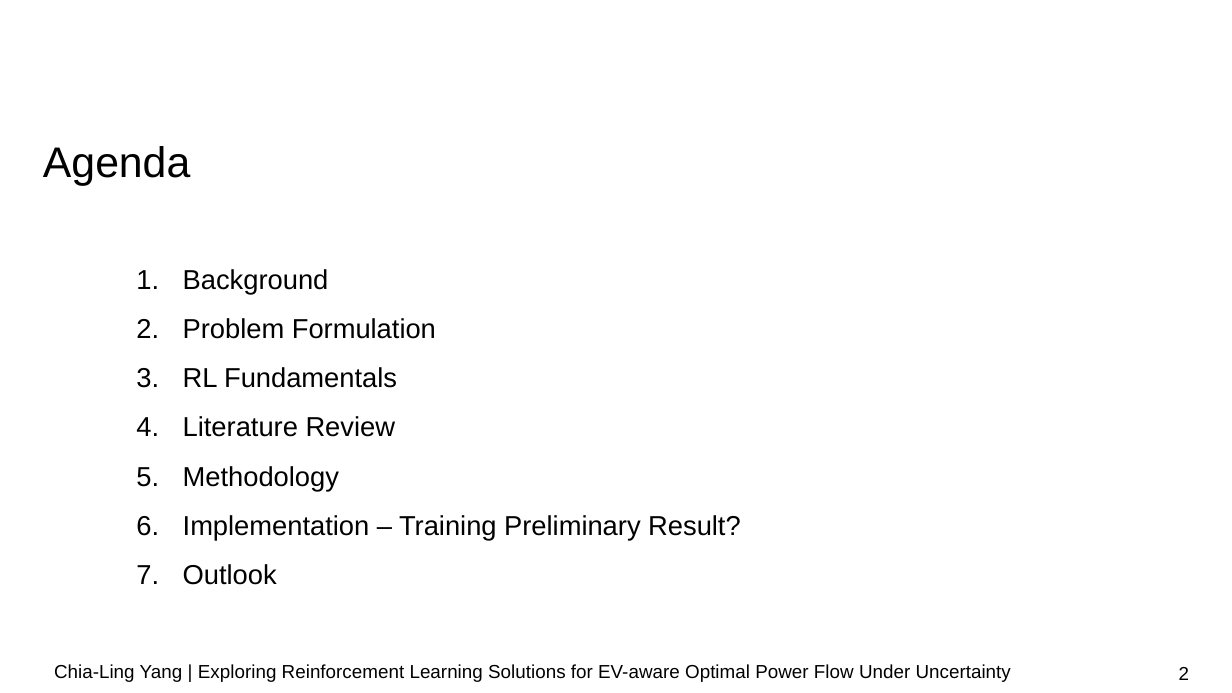
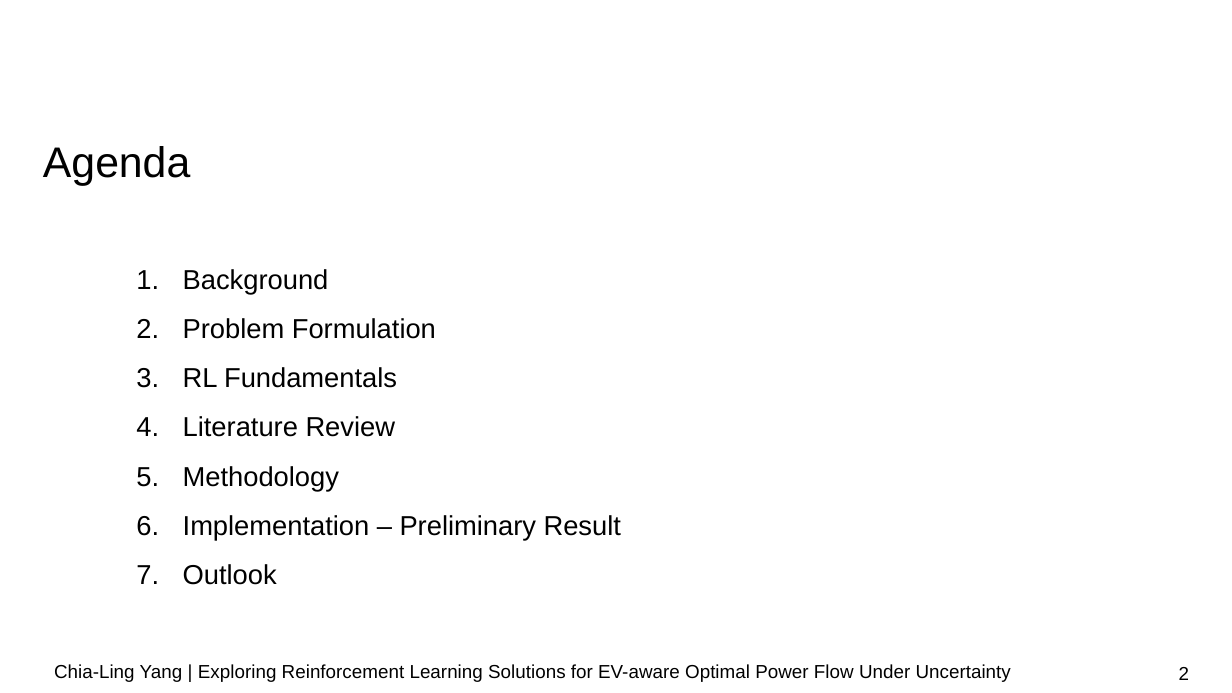
Before and after one commit to chialingyang7718/RL_OPF_EVaware, a slide deck: slide 2 of Mid-term Presentation.pptx. Drawn at 1232x693 pixels with LibreOffice and Linux fonts; fonts in the diff are those of the drawing; background and template pictures are left out. Boxes give left, top, right and bottom in pixels: in the first picture for what was removed or moved away, otherwise in the second. Text is boxed around its words. In the diff, an @@ line names an element or a change of style, - is before the commit and + after.

```diff
--- a/Mid-term Presentation.pptx
+++ b/Mid-term Presentation.pptx
@@ text at box(183, 515, 621, 541): text changed @@
-6. Implementation – Training Preliminary Result?
+6. Implementation – Preliminary Result
```
Also in this commit, not shown: 8 other slides changed, 4 slides added, 1 slide removed.
